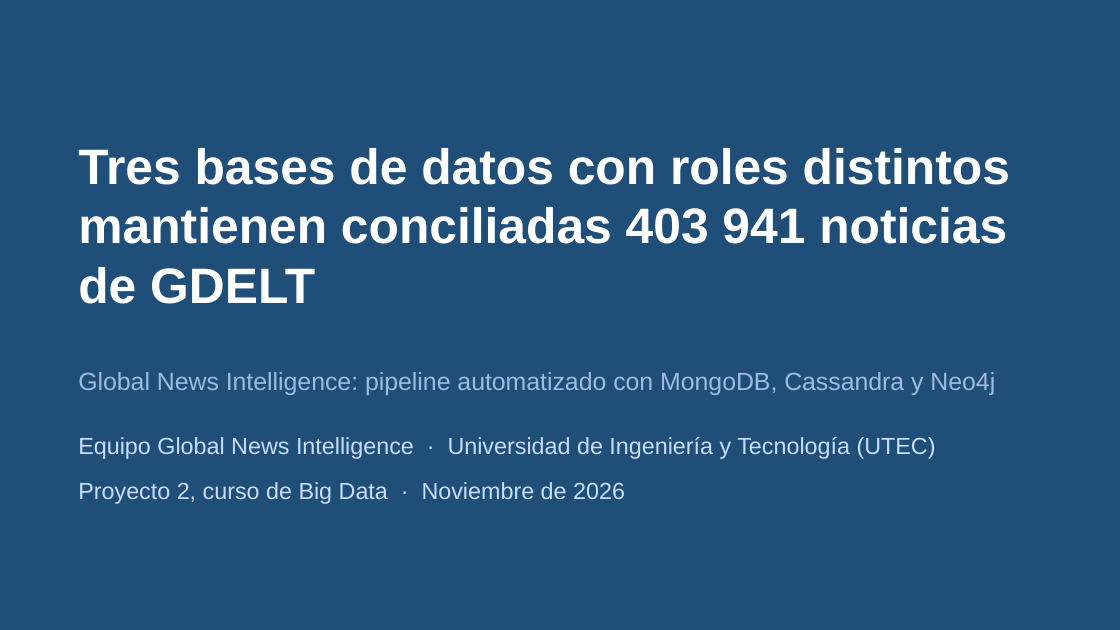
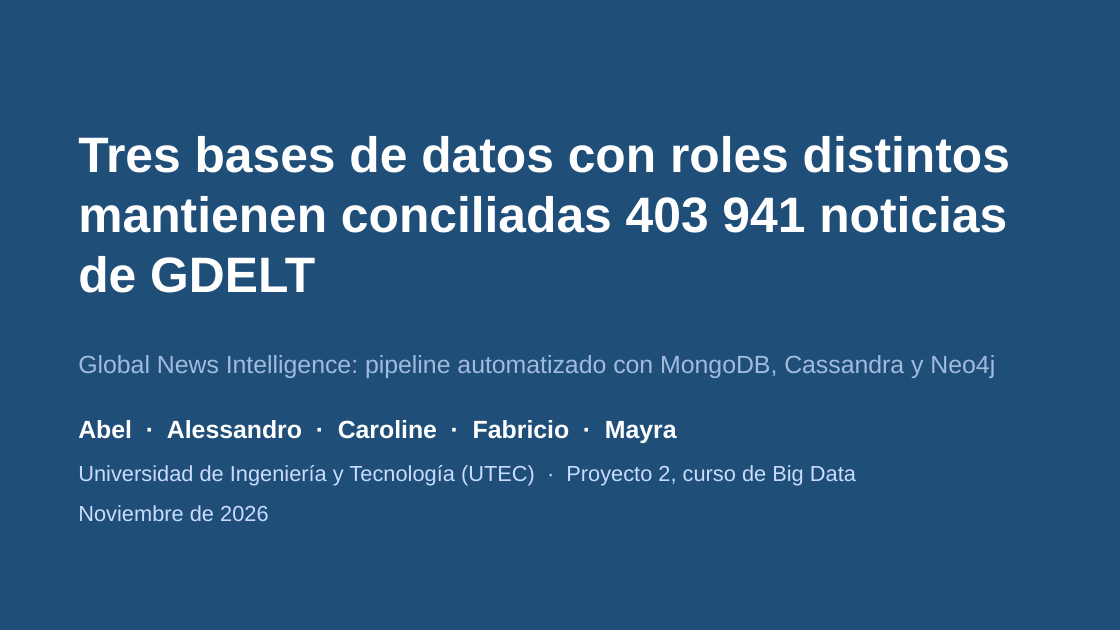
Before and after one commit to KarolayTamayoH/global-news-intelligence, a slide deck: slide 1 of docs/presentacion/global_news_intelligence.pptx. Drawn at 1120x630 pixels with LibreOffice and Linux fonts; fonts in the diff are those of the drawing. Boxes give left, top, right and bottom in pixels: in the first picture for what was removed or moved away, otherwise in the second. Text is boxed around its words. In the diff, an @@ line names an element or a change of style, - is before the commit and + after.

```diff
--- a/docs/presentacion/global_news_intelligence.pptx
+++ b/docs/presentacion/global_news_intelligence.pptx
@@ text "Tres bases de datos con ...": place and size @@
-text "Tres bases de datos con ..." at (78, 148, 1010, 304)
+text "Tres bases de datos con ..." at (78, 136, 1010, 293)
@@ text "Global News Intelligence: pipeline automatizado ...": place and size @@
-text "Global News Intelligence: pipeline automatizado ..." at (78, 372, 995, 395)
+text "Global News Intelligence: pipeline automatizado ..." at (78, 355, 995, 378)
@@ text at (78, 420, 677, 443): text changed; size 15 to 16 pt; text colour #CADCFC to #FFFFFF; bold on @@
-Equipo Global News Intelligence · Universidad de Ingeniería y Tecnología (UTEC)
+Abel · Alessandro · Caroline · Fabricio · Mayra
@@ text at (78, 465, 856, 486): text changed; size 15 to 14 pt @@
-Proyecto 2, curso de Big Data · Noviembre de 2026
+Universidad de Ingeniería y Tecnología (UTEC) · Proyecto 2, curso de Big Data
@@ text added at (78, 505, 269, 521), 14 pt, text #CADCFC @@
+Noviembre de 2026
```
Also in this commit, not shown: 9 other slides changed, 6 slides added, 1 slide removed, 3 other files.
